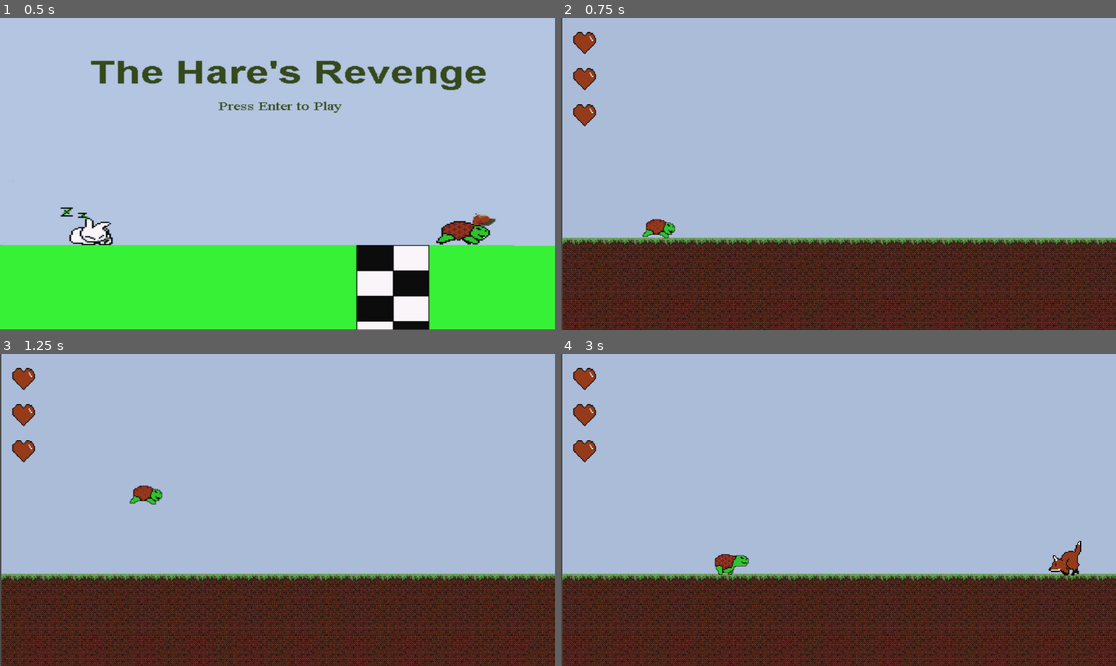
Above: before the commit, frames 1-4 (two rows, left to right).
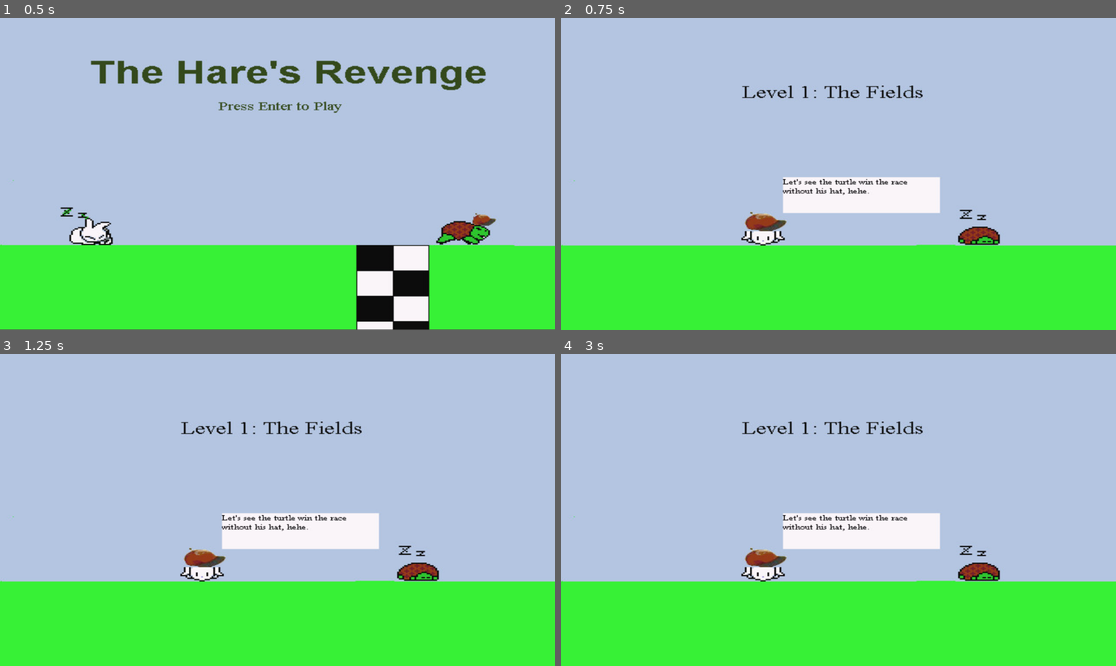
Above: after the commit, the same moments.

Repository: emptysea/HareRevengeRemake
Game: Godot game, scene res://Scenes/title.tscn
Two runs of this game, one before a commit and one after it. Both use one fixed random seed, a clock stepped at 60 frames per second and the inputs below.
Inputs:
- Up to frame 1 (0.5 s): no input
- Up to frame 2 (0.75 s): tap Enter (ui_accept) at 0.5, 0.6 s; hold Right (ui_right) from 0.53 s (still down)
- Up to frame 3 (1.25 s): keep holding Right (ui_right); tap Up (Jump) at 0.77 s
- Up to frame 4 (3 s): tap Space (Shoot) at 1.35 s; tap Up (Jump) at 1.52 s; tap Enter (ui_accept) at 1.55, 2.1, 2.85 s; release Right (ui_right) at 2.03 s; hold Left (ui_left) 2.03-2.78 s; hold Right (ui_right) from 2.78 s (still down)

Frame 1 is identical in both runs. In frame 2, 35% of the frame differs, in the area x 0-100%, y 0-100%; in frame 3, 35%; in frame 4, 35%.

Commit message:
Restructured game code for readability.  Added splash screens for level transitions.

Diff:
--- a/Scenes/Game.tscn
+++ b/Scenes/Game.tscn
@@ -9,6 +9,7 @@
 [node name="Life" parent="." instance=ExtResource("2_gl6un")]
 
 [node name="SplashTimer" type="Timer" parent="."]
+one_shot = true
 
 [connection signal="game_over" from="Life" to="." method="_on_life_game_over"]
 [connection signal="timeout" from="SplashTimer" to="." method="_on_splash_timer_timeout"]
--- a/Scenes/level1_intro.tscn
+++ b/Scenes/level1_intro.tscn
@@ -2,7 +2,7 @@
 
 [ext_resource type="Texture2D" uid="uid://bev0ivptufeld" path="res://Images/Level_Intro.jpg" id="1_5unum"]
 
-[node name="Node" type="Node"]
+[node name="Level1Intro" type="Node"]
 
 [node name="CanvasLayer" type="CanvasLayer" parent="."]
 
--- a/Scripts/game.gd
+++ b/Scripts/game.gd
@@ -1,31 +1,43 @@
 extends Node2D
 
 @onready var levels = [1,2,3]
-@onready var curLevel = 1
+@onready var curLevel = 0
 @onready var health = 3
 var cur_level_instance = ""
 var cur_music = ""
 
+enum MUSIC {LEVEL1,LEVEL2,LEVEL3,TITLE,ENDING,GAMEOVER}
+enum SPLASH {LEVEL1,LEVEL2,LEVEL3,TITLE,ENDING,GAMEOVER}
+
 
 # Called when the node enters the scene tree for the first time.
 func _ready() -> void:
-	var level1 = load("res://Scenes/Level1.tscn")
-	var level1_music = load("res://Scenes/level_1_music.tscn")
-	cur_level_instance = level1.instantiate()
-	cur_music = level1_music.instantiate()
-	var nextLevel = cur_level_instance.get_node("ToNext")
-	var player = cur_level_instance.get_node("Turtle")
-	var killzone = cur_level_instance.get_node("KillZone")
-
-	nextLevel.connect("next_level",changeLevels)
-	player.connect("took_damage", took_damage)
-	killzone.connect("kill_player", took_damage)
-	add_child(cur_level_instance)
-	add_child(cur_music)
+	changeSplashScreen(SPLASH.LEVEL1)
+	changeLevelMusic(MUSIC.LEVEL1)
 
 # Called every frame. 'delta' is the elapsed time since the previous frame.
 func _process(delta: float) -> void:
 	pass
+
+func changeSplashScreen(toSplash : SPLASH) -> void:
+	var splashScreen
+	var splashInstance
+	match toSplash:
+		SPLASH.LEVEL1:
+			splashScreen = load("res://Scenes/level1_intro.tscn")
+		SPLASH.LEVEL2:
+			splashScreen = load("res://Scenes/level2_intro.tscn")
+		SPLASH.LEVEL3:
+			splashScreen = load("res://Scenes/Level3_intro.tscn")
+
+	$Life.hide()
+	splashInstance = splashScreen.instantiate()
+	if is_instance_valid(cur_level_instance):
+		print ("Freeing " + cur_level_instance.name + "...")
+		cur_level_instance.queue_free()
+	cur_level_instance = splashInstance
+	add_child(splashInstance)
+	$SplashTimer.start(3)
 
 func changeLevels() -> void:
 	print ("Changing to next level...")
@@ -37,43 +49,87 @@
 
 	match curLevel:
 		1:
+			call_deferred("changeSplashScreen",SPLASH.LEVEL2)
+			call_deferred("changeLevelMusic",MUSIC.LEVEL2)
+		2:
+			call_deferred("changeSplashScreen",SPLASH.LEVEL3)
+			call_deferred("changeLevelMusic",MUSIC.LEVEL3)
+		_:
+			print ("Unknown level state.  Ending game.")
+			queue_free()
+
+func changeToLevel(toNextLevel: int) -> void:
+	var nextLevel = ""
+	var nextLevel_inst = ""
+	var ToNextEP = ""
+	match toNextLevel:
+		1:
+			curLevel = 1
+			nextLevel = load("res://Scenes/Level1.tscn")
+			nextLevel_inst = nextLevel.instantiate()
+			var nextLevelPoint = nextLevel_inst.get_node("ToNext")
+			var player = nextLevel_inst.get_node("Turtle")
+			var killzone = nextLevel_inst.get_node("KillZone")
+
+			nextLevelPoint.connect("next_level",changeLevels)
+			player.connect("took_damage", took_damage)
+			killzone.connect("kill_player", took_damage)
+		2:
 			curLevel = 2
 			nextLevel = load("res://Scenes/level2.tscn")
-			nextMusic = load("res://Scenes/Level2_music.tscn")
 			cur_level_instance.queue_free()
-			cur_music.queue_free()
 			nextLevel_inst = nextLevel.instantiate()
-			nextMusicInst = nextMusic.instantiate()
 			ToNextEP = nextLevel_inst.get_node("ToNext")
 			ToNextEP.connect("next_level",changeLevels)
 
 			var killzone = nextLevel_inst.get_node("KillZone")
 			killzone.connect("kill_player", took_damage)
-		2:
+
+			var player = nextLevel_inst.get_node("Turtle")
+			player.connect("took_damage", took_damage)
+		3:
 			curLevel = 3
 			nextLevel = load("res://Scenes/level3.tscn")
-			nextMusic = load("res://Scenes/Level3_music.tscn")
 			cur_level_instance.queue_free()
-			cur_music.queue_free()
 			nextLevel_inst = nextLevel.instantiate()
-			nextMusicInst = nextMusic.instantiate()
-		3:
-			pass
-		_:
-			print ("Unknown level state.  Ending game.")
-			queue_free()
 
-	var player = nextLevel_inst.get_node("Turtle")
-	player.connect("took_damage", took_damage)
+	if is_instance_valid(cur_level_instance):
+		print("Freeing " + cur_level_instance.name + "...")
+		cur_level_instance.queue_free()
 	cur_level_instance = nextLevel_inst
-	cur_music = nextMusicInst
-	call_deferred("add_child",nextLevel_inst)
-	call_deferred("add_child",nextMusicInst)
+	add_child(cur_level_instance)
+
+func changeLevelMusic(toMusic: MUSIC) -> void:
+	var newMusic = load("res://Scenes/level_1_music.tscn")
+	match toMusic:
+		MUSIC.LEVEL1:
+			newMusic = load("res://Scenes/level_1_music.tscn")
+		MUSIC.LEVEL2:
+			newMusic = load("res://Scenes/Level2_music.tscn")
+		MUSIC.LEVEL3:
+			newMusic = load("res://Scenes/Level3_music.tscn")
+	var music_instance = newMusic.instantiate()
+
+	if is_instance_valid(cur_music):
+		cur_music.queue_free()
+
+	cur_music = music_instance
+	add_child(music_instance)
 
 func took_damage(damage: int) -> void:
 	print ("Damage to take = " + str(damage))
 	$Life.take_damage(damage)
-	pass
+
+func _on_splash_timer_timeout() -> void:
+	match curLevel:
+		1:
+			changeToLevel(2)
+		2:
+			changeToLevel(3)
+		_:
+			changeToLevel(1)
+
+	$Life.show()
 
 func _on_life_game_over() -> void:
 	#Load our game over scene, and quit the current one.
@@ -82,23 +138,3 @@
 	cur_music.queue_free()
 	var game_over_scene = load("res://Scenes/GameOver.tscn").instantiate()
 	add_child(game_over_scene)
-
-func changeToLevel(toNextLevel: int) -> void:
-	match toNextLevel:
-		1:
-			curLevel = 1
-			var level1 = load("res://Scenes/Level1.tscn")
-			cur_level_instance = level1.instantiate()
-
-			var nextLevel = cur_level_instance.get_node("ToNext")
-			var player = cur_level_instance.get_node("Turtle")
-			var killzone = cur_level_instance.get_node("KillZone")
-
-			nextLevel.connect("next_level",changeLevels)
-			player.connect("took_damage", took_damage)
-			killzone.connect("kill_player", took_damage)
-			add_child(cur_level_instance)
-		2:
-			pass
-		3:
-			pass
--- a/Scripts/life.gd
+++ b/Scripts/life.gd
@@ -18,3 +18,13 @@
 				life = life - 1
 	if life <= 0:
 		emit_signal("game_over")
+
+func hide() -> void:
+	$Heart1.visible = false
+	$Heart2.visible = false
+	$Heart3.visible = false
+
+func show() -> void:
+	$Heart1.visible = true
+	$Heart2.visible = true
+	$Heart3.visible = true
